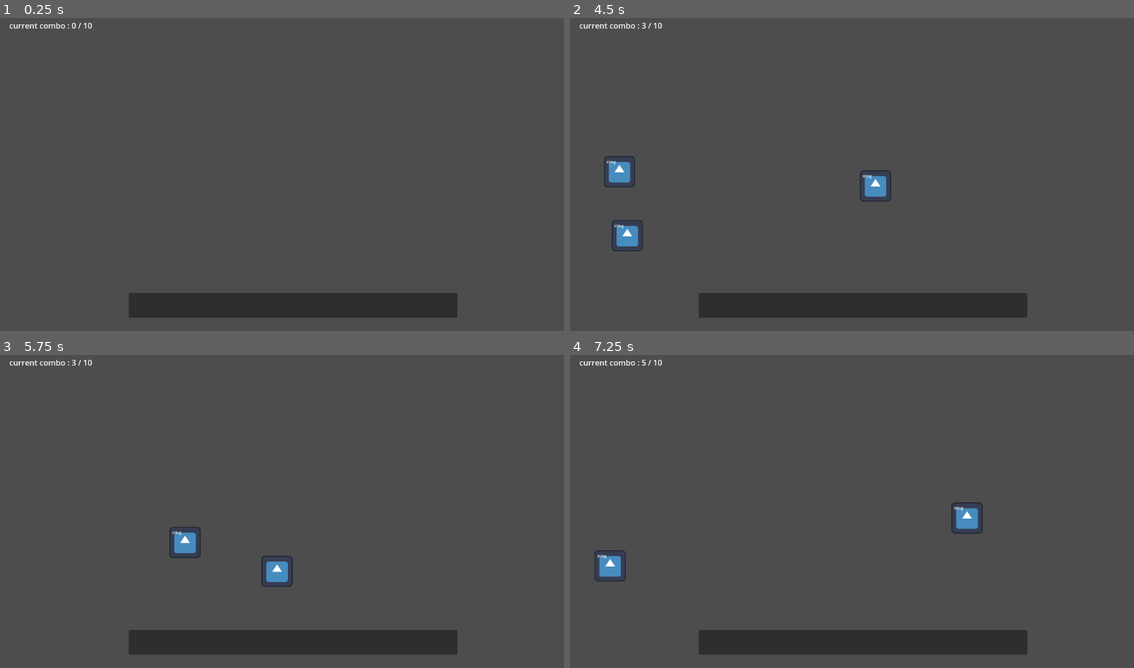
Above: before the commit, frames 1-4 (two rows, left to right).
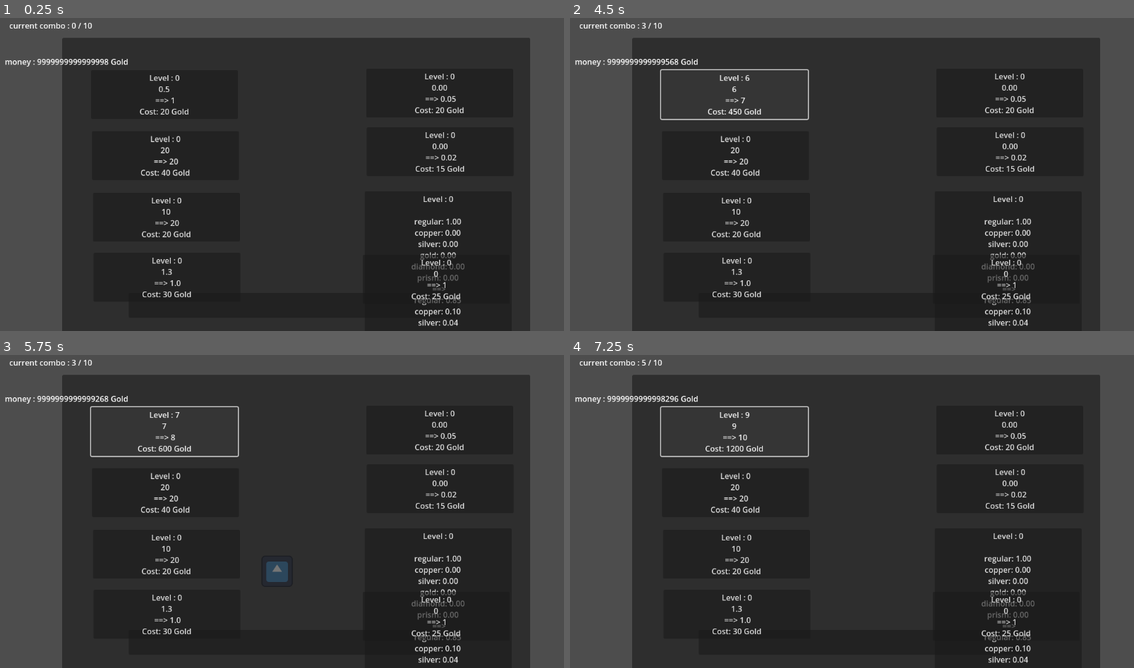
Above: after the commit, the same moments.

Repository: phunnnnnn/ballon-game-project
Game: Godot game, scene res://scenes/scene-main.tscn
Two runs of this game, one before a commit and one after it. Both use one fixed random seed, a clock stepped at 60 frames per second and the inputs below. The engine's default icon, where the game draws it, is replaced by a stand-in: a white triangle on a blue panel in a dark square.
Inputs (mouse positions are in pixels of both pictures, inside the frame that each line leads up to):
- Up to frame 1 (0.25 s): no input
- Up to frame 2 (4.5 s): click (733, 93) at 0.5 s, where only the run after the commit has a clickable "Level : 0 0.5 ==> 1 Cost: 20 …"; click (733, 93) at 1.25 s, where only the run after the commit has a clickable "Level : 1 1 ==> 2 Cost: 40 Go…"; click (733, 93) at 2 s, where only the run after the commit has a clickable "Level : 2 2 ==> 4 Cost: 80 Go…"; click (733, 93) at 2.75 s, where only the run after the commit has a clickable "Level : 3 4 ==> 6 Cost: 120 G…"; click (733, 93) at 3.5 s, where only the run after the commit has a clickable "Level : 4 6 ==> 5 Cost: 200 G…"; click (733, 93) at 4.25 s, where only the run after the commit has a clickable "Level : 5 5 ==> 6 Cost: 300 G…"
- Up to frame 3 (5.75 s): click (163, 430) at 5 s, where only the run after the commit has a clickable "Level : 6 6 ==> 7 Cost: 450 G…"
- Up to frame 4 (7.25 s): click (733, 430) at 5.75 s, where only the run after the commit has a clickable "Level : 7 7 ==> 8 Cost: 600 G…"; click (733, 430) at 6.5 s, where only the run after the commit has a clickable "Level : 8 8 ==> 9 Cost: 900 G…"

The runs differ from the first frame. In frame 1, 73% of the frame differs, in the area x 0-94%, y 6-100%; in frame 2, 69%; in frame 3, 69%; in frame 4, 69%.

Commit message:
v0.1.1
upgrade now use gold to process
optimize upgrade system
optimize upgrade roadmap

Diff:
--- /dev/null
+++ b/assets/shaders/background-star.gdshader
@@ -0,0 +1,13 @@
+shader_type canvas_item;
+
+uniform vec3 bg_color : source_color;
+
+void fragment() {
+    // Luminosity formula (perceived brightness)
+    float brightness = dot(bg_color, vec3(0.299, 0.587, 0.114));
+
+    // Choose visible star color based on background
+    float star_brightness = brightness > 0.5 ? 0.0 : 1.0;
+
+    COLOR = vec4(vec3(star_brightness), 1.0);
+}
--- /dev/null
+++ b/assets/shaders/background.gdshader
@@ -0,0 +1,15 @@
+shader_type canvas_item;
+
+uniform float speed = 0.05;
+
+// Convert HSV → RGB
+vec3 hsv2rgb(vec3 c) {
+    vec3 rgb = clamp(abs(mod(c.x * 6.0 + vec3(0.0, 4.0, 2.0), 6.0) - 3.0) - 1.0, 0.0, 1.0);
+    return c.z * mix(vec3(1.0), rgb, c.y);
+}
+
+void fragment() {
+    float hue = mod(TIME * speed, 1.0);
+    vec3 rgb = hsv2rgb(vec3(hue, 0.6, 1.0));
+    COLOR = vec4(rgb, 1.0);
+}
--- a/scenes/scene-main.tscn
+++ b/scenes/scene-main.tscn
@@ -1,13 +1,19 @@
-[gd_scene load_steps=7 format=3 uid="uid://bo44m1gbkg8qg"]
+[gd_scene load_steps=10 format=3 uid="uid://bo44m1gbkg8qg"]
 
 [ext_resource type="Script" uid="uid://pl0epmr0q3nx" path="res://scripts/script-main.gd" id="1_kdukv"]
 [ext_resource type="PackedScene" uid="uid://cxgqviy2jgbae" path="res://scenes/scenes-ballon-spawner.tscn" id="2_kdukv"]
 [ext_resource type="Script" uid="uid://des7qg6xj7j6r" path="res://scripts/script-ui.gd" id="3_2lnc1"]
+[ext_resource type="Shader" uid="uid://c2j440vsmy534" path="res://assets/shaders/background.gdshader" id="4_julpe"]
 [ext_resource type="Script" uid="uid://c4o2yklrjubtj" path="res://scripts/label-combo.gd" id="4_roouc"]
 [ext_resource type="Script" uid="uid://bnon3j0wmvvpi" path="res://scripts/script-combo-decay.gd" id="5_2ty5u"]
+[ext_resource type="Script" uid="uid://doinfxhqqaakl" path="res://scripts/label_money.gd" id="6_aeqww"]
 
 [sub_resource type="RectangleShape2D" id="RectangleShape2D_kdukv"]
 size = Vector2(680, 365)
+
+[sub_resource type="ShaderMaterial" id="ShaderMaterial_aeqww"]
+shader = ExtResource("4_julpe")
+shader_parameter/speed = 0.2
 
 [node name="main" type="Node2D"]
 script = ExtResource("1_kdukv")
@@ -26,6 +32,17 @@
 offset_bottom = 40.0
 script = ExtResource("3_2lnc1")
 
+[node name="backgroud" type="ColorRect" parent="UI"]
+visible = false
+z_index = -5
+material = SubResource("ShaderMaterial_aeqww")
+layout_mode = 0
+offset_left = -29.0
+offset_top = -9.0
+offset_right = 1178.0
+offset_bottom = 685.0
+mouse_filter = 2
+
 [node name="panel-upgrade-opener" type="Panel" parent="UI"]
 layout_mode = 0
 offset_left = 263.0
@@ -34,6 +51,7 @@
 offset_bottom = 621.0
 
 [node name="upgrade-window" type="Panel" parent="UI"]
+visible = false
 layout_mode = 0
 offset_left = 127.0
 offset_top = 48.0
@@ -122,6 +140,15 @@
 text = "current combo : "
 script = ExtResource("4_roouc")
 
+[node name="Label-money" type="Label" parent="UI"]
+layout_mode = 0
+offset_left = 10.0
+offset_top = 85.0
+offset_right = 197.0
+offset_bottom = 108.0
+text = "money : Gold"
+script = ExtResource("6_aeqww")
+
 [node name="timer-combo-decay" type="Timer" parent="."]
 unique_name_in_owner = true
 one_shot = true
--- a/scripts-auto/auto-data.gd
+++ b/scripts-auto/auto-data.gd
@@ -3,82 +3,202 @@
 # --- Upgrade Tables ---
 
 # 1️⃣ Inflation Rate — increases base balloon value multiplier
-const InflationRate_value = {
-	0: 0.5,
-	1: 1,
-	2: 2,
-	3: 4,
-	4: 6,
-	5: 5,
-	6: 6,
-	7: 7,
-	8: 8,
-	9: 9,
-	10: 10,
-}
+const InflationRate = {
+	0: {"value": 0.5, "price": 0},
+	1: {"value": 1,   "price": 20},
+	2: {"value": 2,   "price": 40},
+	3: {"value": 4,   "price": 80},
+	4: {"value": 6,   "price": 120},
+	5: {"value": 5,   "price": 200},
+	6: {"value": 6,   "price": 300},
+	7: {"value": 7,   "price": 450},
+	8: {"value": 8,   "price": 600},
+	9: {"value": 9,   "price": 900},
+	10: {"value": 10, "price": 1200},
+}
+
 
 # 2️⃣ Air Rush — reduces balloon spawn interval
-const AirRush_value = {
-	0: 1.3,
-	1: 1.0,
-	2: 0.95,
-	3: 0.90,
-	4: 0.85,
-	5: 0.80,
-	6: 0.75,
-	7: 0.70,
-	8: 0.65,
-	9: 0.60,
-	10: 0.55,
+const AirRush = {
+	0: {"interval": 1.3, "price": 0},
+	1: {"interval": 1.0, "price": 30},
+	2: {"interval": 0.95, "price": 60},
+	3: {"interval": 0.90, "price": 100},
+	4: {"interval": 0.85, "price": 150},
+	5: {"interval": 0.80, "price": 220},
+	6: {"interval": 0.75, "price": 300},
+	7: {"interval": 0.70, "price": 420},
+	8: {"interval": 0.65, "price": 600},
+	9: {"interval": 0.60, "price": 850},
+	10: {"interval": 0.55, "price": 1100},
 }
 
 # 3️⃣ Sky Overload — increases max balloon limit in scene
-const SkyOverload_limit = {
-	0: 20,
-	1: 20,
-	2: 25,
-	3: 30,
-	4: 35,
-	5: 40,
-	6: 45,
-	7: 50,
-	8: 60,
-	9: 70,
-	10: 80,
+const SkyOverload = {
+	0: {"limit": 20, "price": 0},
+	1: {"limit": 20, "price": 40},
+	2: {"limit": 25, "price": 80},
+	3: {"limit": 30, "price": 130},
+	4: {"limit": 35, "price": 180},
+	5: {"limit": 40, "price": 260},
+	6: {"limit": 45, "price": 350},
+	7: {"limit": 50, "price": 500},
+	8: {"limit": 60, "price": 700},
+	9: {"limit": 70, "price": 900},
+	10: {"limit": 80, "price": 1200},
 }
 
 # 4️⃣ Combo Pressure — increases combo multiplier
 const ComboPressure = {
-	0: {"limit" : 10},
-	1: {"limit" : 20},
-	2: {"limit" : 30},
-	3: {"limit" : 40},
-	4: {"limit" : 50},
-	5: {"limit" : 60},
-	6: {"limit" : 70},
-	7: {"limit" : 80},
-	8: {"limit" : 90},
-	9: {"limit" : 100},
-	10:{"limit" : 130},
+	0: {"limit": 10,  "price": 0},
+	1: {"limit": 20,  "price": 20},
+	2: {"limit": 30,  "price": 50},
+	3: {"limit": 40,  "price": 90},
+	4: {"limit": 50,  "price": 130},
+	5: {"limit": 60,  "price": 180},
+	6: {"limit": 70,  "price": 260},
+	7: {"limit": 80,  "price": 350},
+	8: {"limit": 90,  "price": 480},
+	9: {"limit": 100, "price": 650},
+	10: {"limit": 130, "price": 900},
 }
 
 # 5️⃣ Elite Balloons — your existing data (with level 0 added)
 const EliteBalloons = {
-	"chance": {
-		0: { "regular": 1.0, "copper": 0.0, "silver": 0.0, "gold": 0.0, "diamond": 0.0, "prism": 0.0 },
-		1: { "regular": 0.85, "copper": 0.10, "silver": 0.04, "gold": 0.01, "diamond": 0.00, "prism": 0.00 },
-		2: { "regular": 0.80, "copper": 0.12, "silver": 0.05, "gold": 0.02, "diamond": 0.01, "prism": 0.00 },
-		3: { "regular": 0.75, "copper": 0.13, "silver": 0.07, "gold": 0.03, "diamond": 0.01, "prism": 0.01 },
-		4: { "regular": 0.70, "copper": 0.14, "silver": 0.09, "gold": 0.04, "diamond": 0.02, "prism": 0.01 },
-		5: { "regular": 0.65, "copper": 0.15, "silver": 0.11, "gold": 0.05, "diamond": 0.02, "prism": 0.02 },
-		6: { "regular": 0.60, "copper": 0.16, "silver": 0.13, "gold": 0.06, "diamond": 0.03, "prism": 0.02 },
-		7: { "regular": 0.55, "copper": 0.17, "silver": 0.14, "gold": 0.07, "diamond": 0.04, "prism": 0.03 },
-		8: { "regular": 0.50, "copper": 0.18, "silver": 0.15, "gold": 0.08, "diamond": 0.05, "prism": 0.04 },
-		9: { "regular": 0.45, "copper": 0.18, "silver": 0.16, "gold": 0.09, "diamond": 0.06, "prism": 0.06 },
-		10:{ "regular": 0.40, "copper": 0.19, "silver": 0.16, "gold": 0.10, "diamond": 0.07, "prism": 0.08 }
-	},
-
-	"mult": {
+	0: {
+		"price": 0,
+		"chance": {
+			"regular": 1.0,
+			"copper": 0.0,
+			"silver": 0.0,
+			"gold": 0.0,
+			"diamond": 0.0,
+			"prism": 0.0,
+		}
+	},
+
+	1: {
+		"price": 40,
+		"chance": {
+			"regular": 0.85,
+			"copper": 0.10,
+			"silver": 0.04,
+			"gold": 0.01,
+			"diamond": 0.00,
+			"prism": 0.00,
+		}
+	},
+
+	2: {
+		"price": 80,
+		"chance": {
+			"regular": 0.80,
+			"copper": 0.12,
+			"silver": 0.05,
+			"gold": 0.02,
+			"diamond": 0.01,
+			"prism": 0.00,
+		}
+	},
+
+	3: {
+		"price": 120,
+		"chance": {
+			"regular": 0.75,
+			"copper": 0.13,
+			"silver": 0.07,
+			"gold": 0.03,
+			"diamond": 0.01,
+			"prism": 0.01,
+		}
+	},
+
+	4: {
+		"price": 200,
+		"chance": {
+			"regular": 0.70,
+			"copper": 0.14,
+			"silver": 0.09,
+			"gold": 0.04,
+			"diamond": 0.02,
+			"prism": 0.01,
+		}
+	},
+
+	5: {
+		"price": 300,
+		"chance": {
+			"regular": 0.65,
+			"copper": 0.15,
+			"silver": 0.11,
+			"gold": 0.05,
+			"diamond": 0.02,
+			"prism": 0.02,
+		}
+	},
+
+	6: {
+		"price": 450,
+		"chance": {
+			"regular": 0.60,
+			"copper": 0.16,
+			"silver": 0.13,
+			"gold": 0.06,
+			"diamond": 0.03,
+			"prism": 0.02,
+		}
+	},
+
+	7: {
+		"price": 650,
+		"chance": {
+			"regular": 0.55,
+			"copper": 0.17,
+			"silver": 0.14,
+			"gold": 0.07,
+			"diamond": 0.04,
+			"prism": 0.03,
+		}
+	},
+
+	8: {
+		"price": 900,
+		"chance": {
+			"regular": 0.50,
+			"copper": 0.18,
+			"silver": 0.15,
+			"gold": 0.08,
+			"diamond": 0.05,
+			"prism": 0.04,
+		}
+	},
+
+	9: {
+		"price": 1200,
+		"chance": {
+			"regular": 0.45,
+			"copper": 0.18,
+			"silver": 0.16,
+			"gold": 0.09,
+			"diamond": 0.06,
+			"prism": 0.06,
+		}
+	},
+
+	10: {
+		"price": 1600,
+		"chance": {
+			"regular": 0.40,
+			"copper": 0.19,
+			"silver": 0.16,
+			"gold": 0.10,
+			"diamond": 0.07,
+			"prism": 0.08,
+		}
+	}
+}
+
+const EliteBalloons_mult = {
 		"regular": 1,
 		"copper": 2,
 		"silver": 5,
@@ -86,50 +206,50 @@
 		"diamond": 25,
 		"prism": 100
 	}
-}
-
 
 # 6️⃣ Chain Reaction — chance that explosion spawns a sting
-const ChainReaction_chance = {
-	0: 0.0,
-	1: 0.05,
-	2: 0.07,
-	3: 0.10,
-	4: 0.13,
-	5: 0.16,
-	6: 0.20,
-	7: 0.25,
-	8: 0.30,
-	9: 0.35,
-	10: 0.40,
-}
+const ChainReaction = {
+	0: {"chance": 0.0, "price": 0},
+	1: {"chance": 0.05, "price": 20},
+	2: {"chance": 0.07, "price": 50},
+	3: {"chance": 0.10, "price": 80},
+	4: {"chance": 0.13, "price": 120},
+	5: {"chance": 0.16, "price": 180},
+	6: {"chance": 0.20, "price": 260},
+	7: {"chance": 0.25, "price": 350},
+	8: {"chance": 0.30, "price": 480},
+	9: {"chance": 0.35, "price": 650},
+	10: {"chance": 1.0, "price": 900},
+}
+
 
 # 7️⃣ Phantom Pop — chance balloon doesn't explode but gives reward
 const PhantomPop = {
-	0: { "chance": 0.0,  "limit": 0 },
-	1: { "chance": 0.05, "limit": 1 },
-	2: { "chance": 0.07, "limit": 1 },
-	3: { "chance": 0.10, "limit": 1 },
-	4: { "chance": 0.13, "limit": 2 },
-	5: { "chance": 0.16, "limit": 2 },
-	6: { "chance": 0.20, "limit": 2 },
-	7: { "chance": 0.25, "limit": 3 },
-	8: { "chance": 0.30, "limit": 3 },
-	9: { "chance": 0.35, "limit": 3 },
-	10:{ "chance": 0.40, "limit": 4 },
-}
+	0: {"chance": 0.0,  "limit": 0, "price": 0},
+	1: {"chance": 0.05, "limit": 1, "price": 25},
+	2: {"chance": 0.07, "limit": 1, "price": 60},
+	3: {"chance": 0.10, "limit": 1, "price": 100},
+	4: {"chance": 0.13, "limit": 2, "price": 150},
+	5: {"chance": 0.16, "limit": 2, "price": 220},
+	6: {"chance": 0.20, "limit": 2, "price": 300},
+	7: {"chance": 0.25, "limit": 3, "price": 450},
+	8: {"chance": 0.30, "limit": 3, "price": 650},
+	9: {"chance": 0.35, "limit": 3, "price": 900},
+	10:{"chance": 0.40, "limit": 4, "price": 1200},
+}
+
 
 # 8️⃣ Auto Detonate — chance for self-explosion after delay
-const AutoDetonate_chance = {
-	0: 0.0,
-	1: 0.02,
-	2: 0.03,
-	3: 0.04,
-	4: 0.05,
-	5: 0.06,
-	6: 0.08,
-	7: 0.10,
-	8: 0.12,
-	9: 0.14,
-	10: 0.16,
-}
+const AutoDetonate = {
+	0: {"chance": 0.0, "price": 0},
+	1: {"chance": 0.02, "price": 15},
+	2: {"chance": 0.03, "price": 40},
+	3: {"chance": 0.04, "price": 70},
+	4: {"chance": 0.05, "price": 100},
+	5: {"chance": 0.06, "price": 150},
+	6: {"chance": 0.08, "price": 220},
+	7: {"chance": 0.10, "price": 300},
+	8: {"chance": 0.12, "price": 450},
+	9: {"chance": 0.14, "price": 650},
+	10:{"chance": 0.16, "price": 900},
+}
--- a/scripts-auto/auto-variable.gd
+++ b/scripts-auto/auto-variable.gd
@@ -3,7 +3,7 @@
 signal upgrade(upgrade_type: String)
 
 # --- Player variables ---
-var money: float = 0.0
+var money: float = 9999999999999999.0
 var combo: int = 0
 
 # --- Upgrade levels ---
@@ -27,10 +27,36 @@
 		push_warning("Unknown upgrade type: %s" % upgrade_type)
 		return
 
+	var current_level = upgrade_levels[upgrade_type]
+
+	# Check max level
+	var max_level = AutoData[upgrade_type].size() - 1
+
+	if current_level >= max_level:
+		print("%s is already max level!" % upgrade_type)
+		return
+
+	# Find price for *next level*
+	var price = AutoData[upgrade_type].get(current_level, null).price
+	if price == null:
+		push_warning("Missing price for %s at level %d" % [upgrade_type, current_level])
+		return
+
+	# Check player money
+	if money < price:
+		print("Not enough money for upgrade %s. Need %d, have %d" % [upgrade_type, price, money])
+		return
+
+	# Deduct money
+	money -= price
+
+	# Apply upgrade
 	upgrade_levels[upgrade_type] += 1
-	print("Upgraded %s to level %d" % [upgrade_type, upgrade_levels[upgrade_type]])
-	# Optional: handle special logic for each upgrade
+	var new_level = upgrade_levels[upgrade_type]
 
+	print("Bought upgrade %s → Level %d (Cost: %d)" % [upgrade_type, new_level, price])
+
+	# Perform upgrade-specific logic
 	match upgrade_type:
 		"InflationRate":
 			_increase_inflation_rate()
@@ -50,6 +76,7 @@
 			_increase_auto_detonate()
 		_:
 			pass
+
 
 
 # --- Individual upgrade logic (can be customized later) ---
--- /dev/null
+++ b/scripts/label_money.gd
@@ -0,0 +1,10 @@
+extends Label
+
+# Called when the node enters the scene tree for the first time.
+func _ready() -> void:
+	text = "money : %.0f Gold" %[AutoVariable.money]
+
+
+# Called every frame. 'delta' is the elapsed time since the previous frame.
+func _process(delta: float) -> void:
+	text = "money : %.0f Gold" %[AutoVariable.money]
--- a/scripts/script-ballon-spawner.gd
+++ b/scripts/script-ballon-spawner.gd
@@ -8,11 +8,12 @@
 
 @export var spawn_interval: float = 2.0
 
+var getInterval = AutoData.AirRush[AutoVariable.upgrade_levels["AirRush"]].interval
+
 func _ready() -> void:
 
 	#setup
-	spawn_interval = AutoData.AirRush_value[AutoVariable.upgrade_levels["AirRush"]]
-	spawner_timer.wait_time = spawn_interval
+	spawner_timer.wait_time = getInterval
 	spawner_timer.start()
 
 	#connect signal
@@ -67,8 +68,7 @@
 		"InflationRate":
 			pass
 		"AirRush":
-			spawn_interval = AutoData.AirRush_value[AutoVariable.upgrade_levels["AirRush"]]
-			spawner_timer.wait_time = spawn_interval
+			spawner_timer.wait_time = getInterval
 			spawner_timer.start()
 		"SkyOverload":
 			pass
@@ -87,7 +87,7 @@
 
 func get_random_ballon_variant(level: int) -> String:
 
-	var chances = AutoData.EliteBalloons["chance"].get(level, AutoData.EliteBalloons["chance"][1])
+	var chances = AutoData.EliteBalloons.get(level,0).chance
 
 	var rand = randf()
 	var cumulative = 0.0
--- a/scripts/script-ballon.gd
+++ b/scripts/script-ballon.gd
@@ -21,9 +21,9 @@
 		AutoVariable.combo += 1
 
 	# reward
-	var _InflationRate = AutoData.InflationRate_value[AutoVariable.upgrade_levels["InflationRate"]]
+	var _InflationRate = AutoData.InflationRate[AutoVariable.upgrade_levels.InflationRate].value
 	var _combo = AutoVariable.combo
-	var _variant = AutoData.EliteBalloons.mult[variant]
+	var _variant = AutoData.EliteBalloons_mult[variant]
 	#fix variable
 	if _combo < 0:
 		_combo += 1
@@ -43,17 +43,25 @@
 	if exploded < AutoData.PhantomPop[AutoVariable.upgrade_levels["PhantomPop"]]["limit"] :
 		if _should_explode():
 			print("💥 Exploded!")
-			_shoot_sting()
+			willChainReaction()
 		else:
 			print("🎈 Safe balloon")
 			exploded += 1
 	else:
 		print("💥 Exploded!")
-		_shoot_sting()
+		willChainReaction()
 		call_deferred("queue_free")
 
 func _should_explode() -> bool:
 	return randf() < AutoData.PhantomPop[AutoVariable.upgrade_levels["PhantomPop"]]["chance"]
+
+func willChainReaction():
+	var _level = AutoVariable.upgrade_levels
+	var _ChainReaction = AutoData.ChainReaction.get(_level.ChainReaction,0).chance
+	var random = randf()
+	if random < _ChainReaction:
+		_shoot_sting()
+
 
 func _shoot_sting():
 	var instance = sting.instantiate()
--- a/scripts/script-ui.gd
+++ b/scripts/script-ui.gd
@@ -4,6 +4,12 @@
 @onready var upgrade_window: Panel = $"upgrade-window"
 
 @onready var ui: Control = $"."
+@onready var label_combo: Label = $"Label-combo"
+@onready var backgroud: ColorRect = $backgroud
+
+@onready var bg_rect = $backgroud
+@onready var star_particles = $GPUParticles2D
+
 
 # Buttons
 @onready var buttonUpgrade_InflationRate : Button = %"button-upgrade-InflationRate"
@@ -21,6 +27,9 @@
 	panel_upgrade_opener.show()
 
 	ui.visible = true
+	label_combo.visible = true
+	upgrade_window.visible = true
+
 
 	# Connect signals
 	buttonUpgrade_InflationRate.pressed.connect(upgrade_InflationRate)
@@ -31,6 +40,14 @@
 	buttonUpgrade_ChainReaction.pressed.connect(upgrade_ChainReaction)
 	buttonUpgrade_PhantomPop.pressed.connect(upgrade_PhantomPop)
 	buttonUpgrade_AutoDetonate.pressed.connect(upgrade_AutoDetonate)
+	set_upgrade_button(buttonUpgrade_InflationRate, "InflationRate")
+	set_upgrade_button(buttonUpgrade_AirRush, "AirRush")
+	set_upgrade_button(buttonUpgrade_SkyOverload, "SkyOverload")
+	set_upgrade_button(buttonUpgrade_ComboPressure, "ComboPressure")
+	set_upgrade_button(buttonUpgrade_EliteBalloons, "EliteBalloons")
+	set_upgrade_button(buttonUpgrade_ChainReaction, "ChainReaction")
+	set_upgrade_button(buttonUpgrade_PhantomPop, "PhantomPop")
+	set_upgrade_button(buttonUpgrade_AutoDetonate, "AutoDetonate")
 
 
 # --- Panel Behavior ---
@@ -53,32 +70,101 @@
 
 func upgrade_InflationRate() -> void:
 	AutoVariable.emit_signal("upgrade","InflationRate")
+	set_upgrade_button(buttonUpgrade_InflationRate, "InflationRate")
+
+
 	#print("Upgrade: Inflation Rate")
 
 func upgrade_AirRush() -> void:
 	AutoVariable.emit_signal("upgrade","AirRush")
+	set_upgrade_button(buttonUpgrade_AirRush, "AirRush")
+
 	#print("Upgrade: Air Rush")
 
 func upgrade_SkyOverload() -> void:
 	AutoVariable.emit_signal("upgrade","SkyOverload")
+	set_upgrade_button(buttonUpgrade_SkyOverload, "SkyOverload")
+
 	#print("Upgrade: Sky Overload")
 
 func upgrade_ComboPressure() -> void:
 	AutoVariable.emit_signal("upgrade","ComboPressure")
+	set_upgrade_button(buttonUpgrade_ComboPressure, "ComboPressure")
+
 	#print("Upgrade: Combo Pressure")
 
 func upgrade_EliteBalloons() -> void:
 	AutoVariable.emit_signal("upgrade","EliteBalloons")
+	set_upgrade_button(buttonUpgrade_EliteBalloons, "EliteBalloons")
+
 	#print("Upgrade: Elite Balloons")
 
 func upgrade_ChainReaction() -> void:
 	AutoVariable.emit_signal("upgrade","ChainReaction")
+	set_upgrade_button(buttonUpgrade_ChainReaction, "ChainReaction")
+
 	#print("Upgrade: Chain Reaction")
 
 func upgrade_PhantomPop() -> void:
 	AutoVariable.emit_signal("upgrade","PhantomPop")
+	set_upgrade_button(buttonUpgrade_PhantomPop, "PhantomPop")
+
 	#print("Upgrade: Phantom Pop")
 
 func upgrade_AutoDetonate() -> void:
 	AutoVariable.emit_signal("upgrade","AutoDetonate")
+	set_upgrade_button(buttonUpgrade_AutoDetonate, "AutoDetonate")
 	#print("Upgrade: Auto Detonate")
+
+func _get_value_text(data):
+	if data == null:
+		return "MAX"
+
+	# EliteBalloons: chance dictionary
+	if "chance" in data and typeof(data.chance) == TYPE_DICTIONARY:
+		var parts = []
+		for k in data.chance.keys():
+			parts.append("%s: %.2f" % [k, data.chance[k]])
+		return "\n" + "\n".join(parts)
+
+	# Simple numeric fields
+	if "value" in data:
+		return str(data.value)
+	if "interval" in data:
+		return str(data.interval)
+	if "limit" in data:
+		return str(data.limit)
+	if "chance" in data:
+		return "%.2f" % data.chance
+
+	return "???"
+
+
+func set_upgrade_button(button: Button, upgrade_name: String):
+	var level = AutoVariable.upgrade_levels[upgrade_name]
+	var data_table = AutoData[upgrade_name]
+
+	var current_data = data_table[level]
+	var next_data = data_table.get(level + 1, null)
+
+	var price = next_data.price if next_data else 0
+
+	var current_value_text = _get_value_text(current_data)
+	var next_value_text = _get_value_text(next_data)
+
+	if next_data:
+		button.text = (
+			"Level : %d\n%s\n ==> %s\nCost: %d Gold"
+		) % [
+			level,
+			current_value_text,
+			next_value_text,
+			price
+		]
+	else:
+		button.text = (
+			"Level : %d\n%s\nMAX LEVEL"
+		) % [
+			level,
+			current_value_text
+		]
Not shown, added: assets/shaders/background-star.gdshader.uid
Not shown, added: assets/shaders/background.gdshader.uid
Not shown, added: scripts/label_money.gd.uid
Not shown, added: scenes/scene-main.tscn2288995874.tmp
Not shown, added: scenes/scene-main.tscn2296509931.tmp
